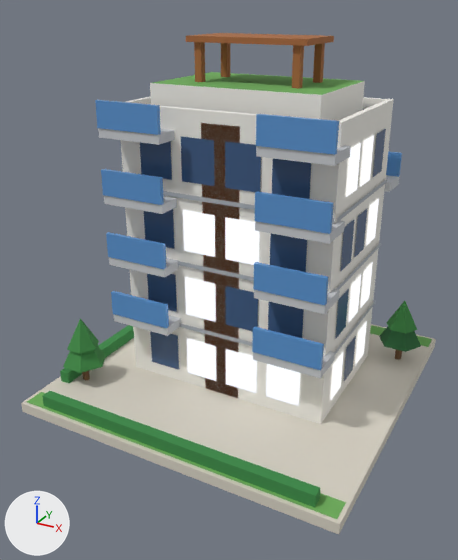
Two versions of the glTF model public/models/08.glb, one commit apart.
Before and after are seen from a 50 mm lens placed at (0.781, -1.534, 1.087), pointed at (-0.017, -0.084, 0.362). Every picture has the same lights, and +X, +Y and +Z are marked at lower left. The first picture is the older version. Vertices at exactly the same position are counted once.

Names of what the first picture shows: 'b08'.
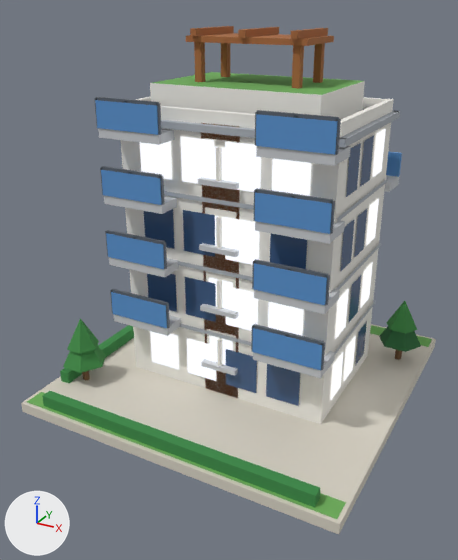
What differs and where, as boxes (x1, y1, x2, y2) in the pictures (458 x 560 px):
'b08', reshaped: before (21, 33, 436, 534); after (21, 26, 436, 534)
part 1 of me_b08, added: after (161, 120, 348, 147)
part 2 of me_b08, added: after (339, 111, 399, 148)
part 3 of me_b08, added: after (190, 26, 234, 36)
part 4 of me_b08, added: after (238, 27, 279, 38)
part 5 of me_b08, added: after (290, 28, 328, 39)
part 6 of me_b08, added: after (201, 359, 238, 376)
part 7 of me_b08, added: after (200, 304, 238, 319)
part 8 of me_b08, added: after (199, 243, 239, 257)
part 9 of me_b08, added: after (198, 177, 239, 190)
part 10 of me_b08, added: after (166, 303, 170, 328)
part 11 of me_b08, added: after (111, 289, 168, 306)
part 12 of me_b08, added: after (321, 343, 325, 370)
part 13 of me_b08, added: after (253, 324, 324, 345)
part 14 of me_b08, added: after (162, 242, 167, 269)
part 15 of me_b08, added: after (106, 230, 165, 244)
part 16 of me_b08, added: after (325, 275, 330, 305)
part 17 of me_b08, added: after (254, 259, 328, 278)
part 18 of me_b08, added: after (94, 97, 341, 366)
part 19 of me_b08, recoloured: (140, 129, 386, 381) in both
part 20 of me_b08, recoloured: (183, 136, 374, 406) in both

The change, as a list of edits to the scene's bpy script:
```text
Add mat_leaf_c:
    mat_leaf_c = bpy.data.materials.new('leaf_c')
    # nodes: BsdfPrincipled, Mix, OutputMaterial, VertexColor
    # colours: green #68b251, mixed with the vertex colours
Add mat_leaf_a:
    mat_leaf_a = bpy.data.materials.new('leaf_a')
    # nodes: BsdfPrincipled, Mix, OutputMaterial, VertexColor
    # colours: green #4c9a46, mixed with the vertex colours
Change me_b08:
    remove me_b08.from_pydata(...)  # 638 vertices, 602 faces; spans x -0.48..0.48, y -0.48..0.48, z 0.0..1.005
    add me_b08.from_pydata(...)  # 1094 vertices, 1170 faces; spans x -0.48..0.48, y -0.48..0.48, z 0.0..1.023
    me_b08 part 1: the loose piece of 8 vertices spanning x -0.325..-0.135, y -0.23..-0.13, z 0.76..0.785 is copied, and the copy is scaled about its middle by (3.45, 0.18, 0.72), then moved by (0.23, 0.012, 0.027), in mat_slab; it spans x -0.327..0.327, y -0.177..-0.159, z 0.79..0.808
    me_b08 part 2: the loose piece of 8 vertices spanning x 0.135..0.325, y -0.23..-0.13, z 0.76..0.785 is copied, and the copy is scaled about its middle by (0.0947, 4.55, 0.72), then moved by (0.088, 0.23, 0.027), in mat_slab; it spans x 0.309..0.327, y -0.177..0.278, z 0.79..0.808
    me_b08 part 3: the loose piece of 8 vertices spanning x -0.15..-0.13, y 0.11..0.13, z 0.89..0.99 is copied, and the copy is scaled about its middle by (0.9, 10, 0.18), then moved by (0.0, -0.07, 0.074); it spans x -0.149..-0.131, y -0.05..0.15, z 1.005..1.023
    me_b08 part 4: the loose piece of 8 vertices spanning x -0.17..0.17, y -0.04..0.14, z 0.99..1.005 is copied, and the copy is scaled about its middle by (0.0529, 1.11, 1.2), then moved by (0.0, 0.0, 0.016); it spans x -0.009..0.009, y -0.05..0.15, z 1.005..1.023
    me_b08 part 5: the loose piece of 8 vertices spanning x 0.13..0.15, y 0.11..0.13, z 0.89..0.99 is copied, and the copy is scaled about its middle by (0.9, 10, 0.18), then moved by (0.0, -0.07, 0.074); it spans x 0.131..0.149, y -0.05..0.15, z 1.005..1.023
    me_b08 part 6: the loose piece of 8 vertices spanning x -0.325..-0.135, y -0.23..-0.13, z 0.22..0.245 is copied, and the copy is scaled about its middle by (0.579, 0.26, 0.56), then moved by (0.23, 0.013, -0.108); it spans x -0.055..0.055, y -0.18..-0.154, z 0.118..0.132
    me_b08 part 7: the loose piece of 8 vertices spanning x -0.325..-0.135, y -0.233..-0.221, z 0.245..0.315 is copied, and the copy is scaled about its middle by (0.579, 2.17, 0.2), then moved by (0.23, 0.06, 0.025), in mat_concrete; it spans x -0.055..0.055, y -0.18..-0.154, z 0.298..0.312
    me_b08 part 8: the loose piece of 8 vertices spanning x -0.055..0.055, y -0.16..0.26, z 0.03..0.81 is copied, and the copy is scaled about its middle by (1, 0.0619, 0.0179), then moved by (0.0, -0.217, 0.065), in mat_concrete; it spans x -0.055..0.055, y -0.18..-0.154, z 0.478..0.492
    me_b08 part 9: the loose piece of 8 vertices spanning x -0.325..-0.135, y -0.233..-0.221, z 0.605..0.675 is copied, and the copy is scaled about its middle by (0.579, 2.17, 0.2), then moved by (0.23, 0.06, 0.025), in mat_concrete; it spans x -0.055..0.055, y -0.18..-0.154, z 0.658..0.672
    me_b08 part 10: the loose piece of 8 vertices spanning x -0.325..-0.135, y -0.233..-0.221, z 0.245..0.315 is copied, and the copy is scaled about its middle by (0.0421, 0.667, 1.07), then moved by (0.095, 0.0, 0.002), in mat_metal_dark; it spans x -0.139..-0.131, y -0.231..-0.223, z 0.245..0.32
    me_b08 part 11: the loose piece of 8 vertices spanning x -0.325..-0.135, y -0.233..-0.221, z 0.245..0.315 is copied, and the copy is scaled about its middle by (1, 0.667, 0.114), then moved by (0.0, 0.0, 0.039), in mat_metal_dark; it spans x -0.325..-0.135, y -0.231..-0.223, z 0.315..0.323
    me_b08 part 12: the loose piece of 8 vertices spanning x 0.135..0.325, y -0.233..-0.221, z 0.245..0.315 is copied, and the copy is scaled about its middle by (0.0421, 0.667, 1.07), then moved by (0.095, 0.0, 0.002), in mat_metal_dark; it spans x 0.321..0.329, y -0.231..-0.223, z 0.245..0.32
    me_b08 part 13: the loose piece of 8 vertices spanning x 0.135..0.325, y -0.233..-0.221, z 0.245..0.315 is copied, and the copy is scaled about its middle by (1, 0.667, 0.114), then moved by (0.0, 0.0, 0.039), in mat_metal_dark; it spans x 0.135..0.325, y -0.231..-0.223, z 0.315..0.323
    me_b08 part 14: the loose piece of 8 vertices spanning x -0.325..-0.135, y -0.233..-0.221, z 0.425..0.495 is copied, and the copy is scaled about its middle by (0.0421, 0.667, 1.07), then moved by (0.095, 0.0, 0.002), in mat_metal_dark; it spans x -0.139..-0.131, y -0.231..-0.223, z 0.425..0.5
    me_b08 part 15: the loose piece of 8 vertices spanning x -0.325..-0.135, y -0.233..-0.221, z 0.425..0.495 is copied, and the copy is scaled about its middle by (1, 0.667, 0.114), then moved by (0.0, 0.0, 0.039), in mat_metal_dark; it spans x -0.325..-0.135, y -0.231..-0.223, z 0.495..0.503
    me_b08 part 16: the loose piece of 8 vertices spanning x 0.135..0.325, y -0.233..-0.221, z 0.425..0.495 is copied, and the copy is scaled about its middle by (0.0421, 0.667, 1.07), then moved by (0.095, 0.0, 0.002), in mat_metal_dark; it spans x 0.321..0.329, y -0.231..-0.223, z 0.425..0.5
    me_b08 part 17: the loose piece of 8 vertices spanning x 0.135..0.325, y -0.233..-0.221, z 0.425..0.495 is copied, and the copy is scaled about its middle by (1, 0.667, 0.114), then moved by (0.0, 0.0, 0.039), in mat_metal_dark; it spans x 0.135..0.325, y -0.231..-0.223, z 0.495..0.503
    me_b08 part 18: 192 vertices added at x -0.329..0.329, y -0.231..-0.151, z 0.13..0.863
    me_b08 part 19: 34 faces spanning x -0.313..0.313, y -0.163..0.263, z 0.069..0.771 switch from mat_glass_dark to mat_glow_window
    me_b08 part 20: 28 faces spanning x -0.313..0.313, y -0.163..0.263, z 0.069..0.771 switch from mat_glow_window to mat_glass_dark
    other edits to the shape of me_b08 do not show in these pictures
    add me_b08.materials.append(mat_leaf_a)
    add me_b08.materials.append(mat_leaf_c)
```
